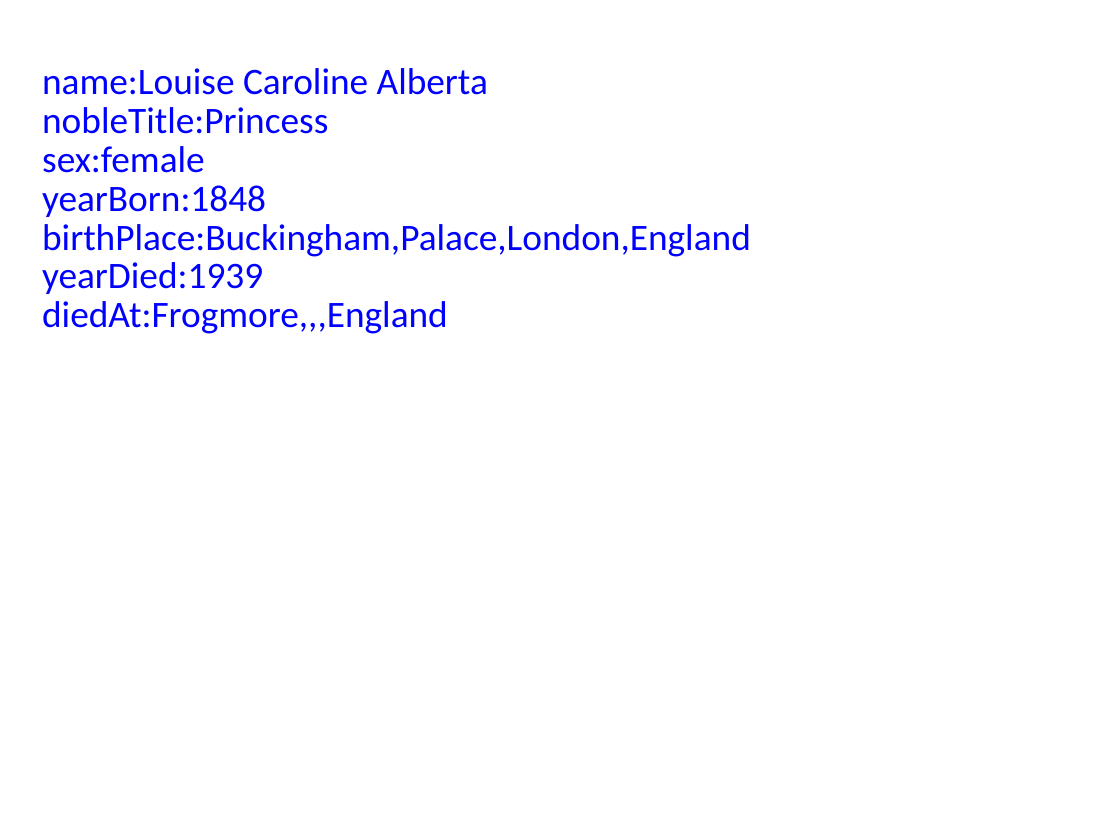
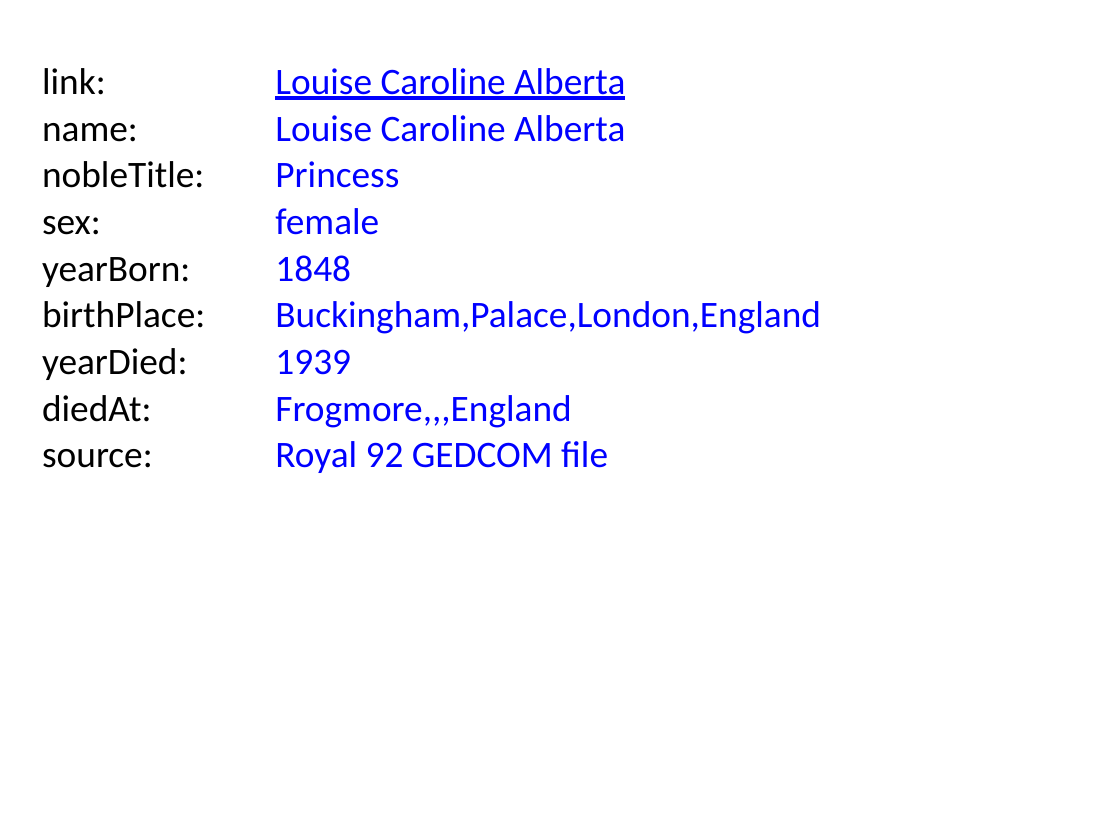
Before and after one commit to BITPlan/com.bitplan.simplegraph, a slide deck: slide 7 of QueenVictoria.pptx. Drawn at 1120x840 pixels with LibreOffice and Linux fonts; fonts in the diff are those of the drawing. Boxes give left, top, right and bottom in pixels: in the first picture for what was removed or moved away, otherwise in the second. Text is boxed around its words. In the diff, an @@ line names an element or a change of style, - is before the commit and + after.

```diff
--- a/QueenVictoria.pptx
+++ b/QueenVictoria.pptx
@@ text added at <box>42,68,106,95</box>, 24 pt, text #000000 @@
+link:
@@ text at <box>275,68,625,100</box>: text changed @@
-name:Louise Caroline Alberta
+Louise Caroline Alberta
@@ text added at <box>275,115,625,142</box>, 24 pt, text #0000FF @@
+Louise Caroline Alberta
@@ text added at <box>42,123,138,142</box>, 24 pt, text #000000 @@
+name:
@@ text added at <box>42,161,204,188</box>, 24 pt, text #000000 @@
+nobleTitle:
@@ text at <box>275,161,399,188</box>: text changed @@
-nobleTitle:Princess
+Princess
@@ text at <box>275,208,379,235</box>: text changed @@
-sex:female
+female
@@ text added at <box>42,216,101,235</box>, 24 pt, text #000000 @@
+sex:
@@ text added at <box>42,257,190,287</box>, 24 pt, text #000000 @@
+yearBorn:
@@ text at <box>275,255,351,282</box>: text changed @@
-yearBorn:1848
+1848
@@ text added at <box>42,301,205,328</box>, 24 pt, text #000000 @@
+birthPlace:
@@ text at <box>275,301,821,334</box>: text changed @@
-birthPlace:Buckingham,Palace,London,England
+Buckingham,Palace,London,England
@@ text added at <box>42,348,187,380</box>, 24 pt, text #000000 @@
+yearDied:
@@ text at <box>275,349,351,375</box>: text changed @@
-yearDied:1939
+1939
@@ text added at <box>42,395,151,422</box>, 24 pt, text #000000 @@
+diedAt:
@@ text at <box>275,395,571,428</box>: text changed @@
-diedAt:Frogmore,,,England
+Frogmore,,,England
@@ text added at <box>42,449,153,468</box>, 24 pt, text #000000 @@
+source:
@@ text added at <box>275,441,608,473</box>, 24 pt, text #0000FF @@
+Royal 92 GEDCOM file
```
Also in this commit, not shown: 9 other slides changed, 15 other files.
